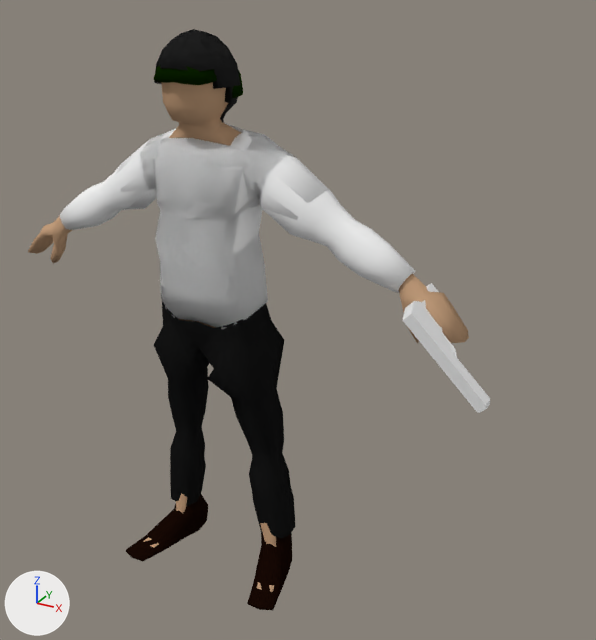
A saved change to the Blender file Graphics/3d/ModelProgress.blend.
Both versions are drawn from a 50 mm camera at (1.96, -2.84, 2.74) aimed at (0.38, 0.03, 1.3). Arrows for +X, +Y and +Z are at lower left; the lights stay in place.
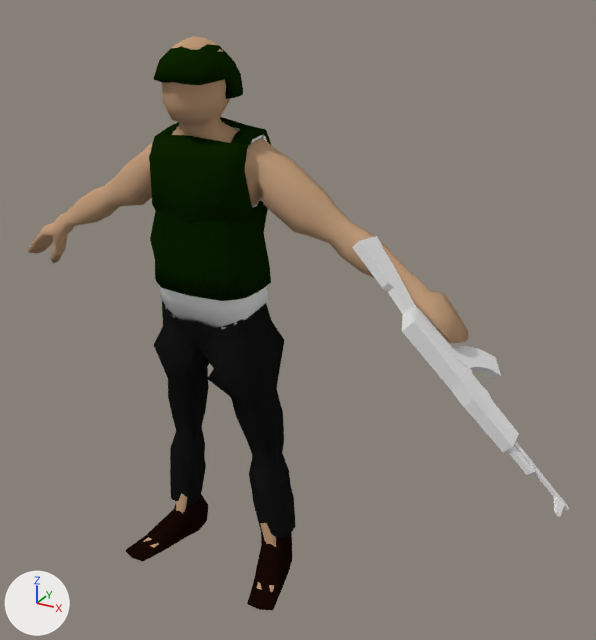
Pixel boxes (x1, y1, x2, y2) of what changed, in the pictures (596 x 640 px):
'Cube.010', hidden: before (60, 123, 415, 329)
'Cube.012', shown (black): after (149, 117, 271, 301)
'Weapon', shown: after (352, 236, 569, 517)
'LightWeapon', hidden: before (403, 283, 490, 413)
'Cube.002', hidden (black): before (154, 29, 241, 114)
'Cube.001', hidden: before (116, 139, 330, 235)
'Cube.003', hidden (black): before (157, 29, 239, 120)
'Cube.007', hidden: before (168, 47, 224, 123)
'Cube', unchanged, uncovered by the edit: before (28, 82, 469, 592); after (28, 36, 469, 592)
'Cube.009', unchanged, uncovered by the edit: before (153, 65, 243, 98); after (153, 44, 243, 99)

Patch to the scene script:
```diff
--- a/Graphics/3d/ModelProgress.blend.py
+++ b/Graphics/3d/ModelProgress.blend.py
@@ ob_cube_001 @@
 ob_cube_001.location = (0.0, 0.0, 0.0)
-ob_cube_001.rotation_euler = (0.0, 0.0, 3.142)  # degrees (0, 0, 180)
-ob_cube_001.scale = (1.76, 1.76, 1.76)
 _m = ob_cube_001.modifiers.new('Mirror', 'MIRROR')
@@ ob_cube_001 @@
 _m = ob_cube_001.modifiers.new('Solidify', 'SOLIDIFY')
 _m.nonmanifold_merge_threshold = 0.0003
+ob_cube_001.hide_set(True)  # its collection is switched off
@@ ob_cube_010 @@
 ob_cube_010.location = (0.0, 0.0, 0.0)
-ob_cube_010.rotation_euler = (0.0, 0.0, 3.142)  # degrees (0, 0, 180)
-ob_cube_010.scale = (1.76, 1.76, 1.76)
 _m = ob_cube_010.modifiers.new('Mirror', 'MIRROR')
@@ ob_cube_010 @@
 _m = ob_cube_010.modifiers.new('Solidify', 'SOLIDIFY')
 _m.nonmanifold_merge_threshold = 0.0003
+ob_cube_010.hide_set(True)  # its collection is switched off
@@ ob_cube_002 @@
 ob_cube_002.location = (0.0, 0.0, 0.0)
-ob_cube_002.rotation_euler = (0.0, 0.0, 3.142)  # degrees (0, 0, 180)
-ob_cube_002.scale = (1.76, 1.76, 1.76)
 _m = ob_cube_002.modifiers.new('Mirror', 'MIRROR')
@@ ob_cube_002 @@
 _m = ob_cube_002.modifiers.new('Solidify', 'SOLIDIFY')
 _m.nonmanifold_merge_threshold = 0.0003
+ob_cube_002.hide_set(True)  # its collection is switched off
@@ ob_cube_003 @@
 ob_cube_003.location = (0.0, 0.0, 0.0)
-ob_cube_003.rotation_euler = (0.0, 0.0, 3.142)  # degrees (0, 0, 180)
-ob_cube_003.scale = (1.76, 1.76, 1.76)
 _m = ob_cube_003.modifiers.new('Mirror', 'MIRROR')
@@ ob_cube_003 @@
 _m = ob_cube_003.modifiers.new('Solidify', 'SOLIDIFY')
 _m.nonmanifold_merge_threshold = 0.0003
+ob_cube_003.hide_set(True)  # its collection is switched off
@@ ob_cube_007 @@
 ob_cube_007.location = (0.0, 0.0, 0.0)
-ob_cube_007.rotation_euler = (0.0, 0.0, 3.142)  # degrees (0, 0, 180)
-ob_cube_007.scale = (1.76, 1.76, 1.76)
 _m = ob_cube_007.modifiers.new('Mirror', 'MIRROR')
@@ ob_cube_007 @@
 _m = ob_cube_007.modifiers.new('Solidify', 'SOLIDIFY')
 _m.nonmanifold_merge_threshold = 0.0003
+ob_cube_007.hide_set(True)  # its collection is switched off
@@ ob_cube_012 @@
 ob_cube_012.location = (0.0, 0.0, 0.0)
+ob_cube_012.rotation_euler = (0.0, 0.0, 3.142)  # degrees (0, 0, 180)
+ob_cube_012.scale = (1.76, 1.76, 1.76)
 _m = ob_cube_012.modifiers.new('Mirror', 'MIRROR')
@@ ob_cube_012 @@
 _m = ob_cube_012.modifiers.new('Solidify', 'SOLIDIFY')
 _m.nonmanifold_merge_threshold = 0.0003
-ob_cube_012.hide_set(True)  # its collection is switched off
@@ ob_weapon @@
 ob_weapon = bpy.data.objects.new('Weapon', me_cube_008)
-ob_weapon.location = (0.0, 0.0, 0.0)
-ob_weapon.hide_set(True)  # its collection is switched off
+ob_weapon.location = (1.041, -0.003, 1.474)
+ob_weapon.rotation_euler = (1.573, 0.774, 0.00284)  # degrees (90, 44, 0.2)
+ob_weapon.scale = (1.13, 1.13, 1.13)
@@ ob_lightweapon @@
 ob_lightweapon = bpy.data.objects.new('LightWeapon', me_cube_014)
-ob_lightweapon.location = (1.073, 0.033, 1.442)
-ob_lightweapon.rotation_euler = (1.569, 2.345, -0.0000731)  # degrees (90, 134, -0)
-ob_lightweapon.scale = (0.203, 0.203, 0.203)
+ob_lightweapon.location = (0.0, 0.0, 0.0)
+ob_lightweapon.hide_set(True)  # its collection is switched off
```
